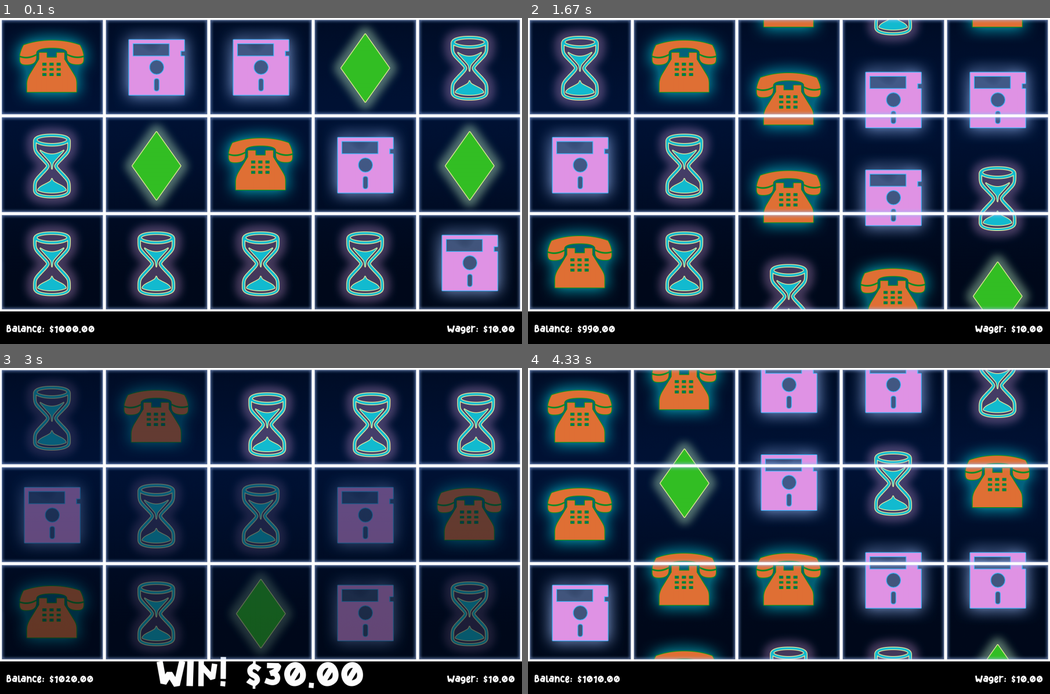
Above: before the commit, frames 1-4 (two rows, left to right).
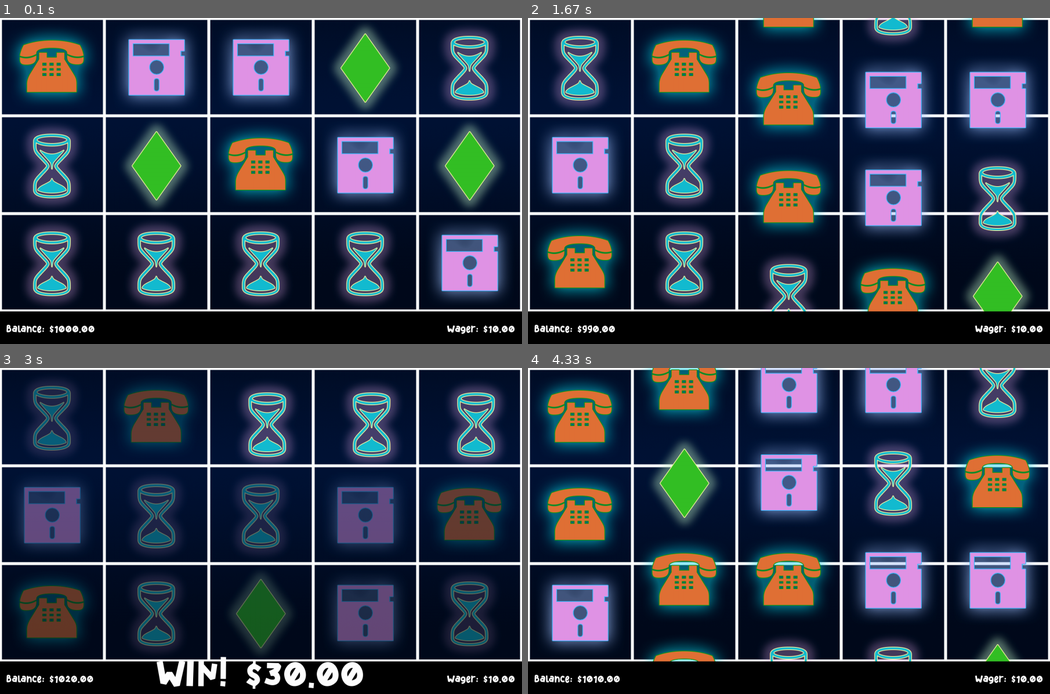
Above: after the commit, the same moments.

Repository: AntoanSarafski/Pygame_Slot_Machine
Game: pygame game, started from main.py
Same seed, same stepped clock (60 frames per second), same inputs: the game is played once before the commit and once after it.
Inputs:
- Up to frame 1 (0.1 s): no input
- Up to frame 2 (1.67 s): tap Space at 0.33 s
- Up to frame 3 (3 s): no input
- Up to frame 4 (4.33 s): tap Space at 3.17 s

The runs differ from the first frame. In frame 1, 9.1% of the frame differs, in the area x 0-100%, y 0-90%; in frame 2, 9.6%; in frame 3, 9.1%; in frame 4, 9.9%, in the area x 0-100%, y 0-91%.

Commit message:
Commit with win music option.

Diff:
--- a/main.py
+++ b/main.py
@@ -14,7 +14,7 @@
         pygame.display.set_caption('Slot Machine Demo')
         self.clock = pygame.time.Clock()
         self.bg_image = pygame.image.load(BG_IMAGE_PATH).convert_alpha()
-        self.grid_image = pygame.image.load(GRID_IMAGE_PATH).convert_alpha()
+        # self.grid_image = pygame.image.load(GRID_IMAGE_PATH).convert_alpha()
         # To do: Create machine class
         self.machine = Slot_Machine()
         self.delta_time = 0
@@ -43,7 +43,7 @@
             pygame.display.update()
             self.screen.blit(self.bg_image, (0, 0))
             self.machine.update(self.delta_time)
-            self.screen.blit(self.grid_image, (0, 0))
+            # self.screen.blit(self.grid_image, (0, 0))
             self.clock.tick(FPS)
 
 if __name__ == '__main__':
--- a/slot_machine.py
+++ b/slot_machine.py
@@ -26,6 +26,16 @@
         self.spawn_reels()
         self.currPlayer = Player()
         self.ui = UI(self.currPlayer)
+
+        # Import sounds
+        # self.spin_sound = pygame.mixer.Sound('audio/spinclip.mp3')
+        # self.spin_sound.set_volume(0.15)
+        # self.win_three = pygame.mixer.Sound('audio/winthree.wav')
+        # self.win_three.set_volume(0.6)
+        # self.win_four = pygame.mixer.Sound('audio/winfour.wav')
+        # self.win_four.set_volume(0.7)
+        # self.win_five = pygame.mixer.Sound('audio/winfive.wav')
+        # self.win_five.set_volume(0.8)
 
     def cooldowns(self):
         # Only lets player spin if all reels are NOT spinning
@@ -114,6 +124,14 @@
         curr_player.last_payout = spin_payout
         curr_player.total_won += spin_payout
 
+    # def play_win_sound(self, win_data):
+    #     sum = 0
+    #     for item in win_data.values():
+    #         sum += len(item[1])
+    #     if sum == 3: self.win_three.play()
+    #     elif sum == 4: self.win_four.play()
+    #     elif sum > 4: self.win_five.play()
+
 
     def win_animation(self):
         if self.win_animation_ongoing and self.win_data:
